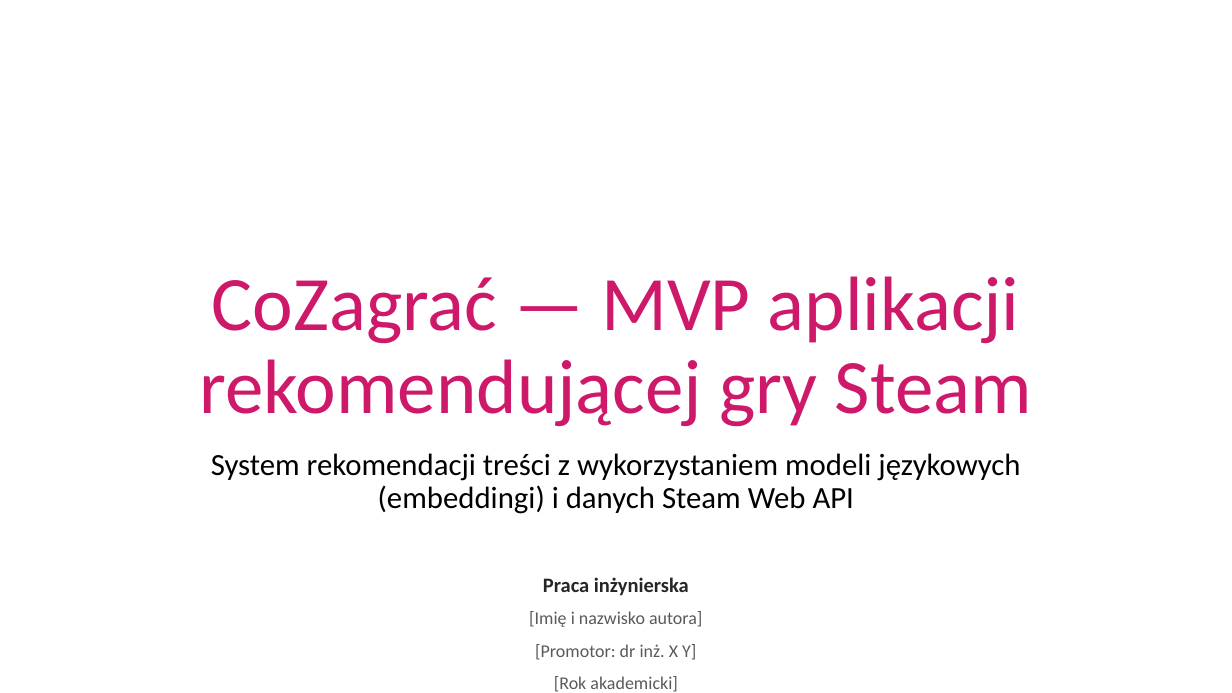
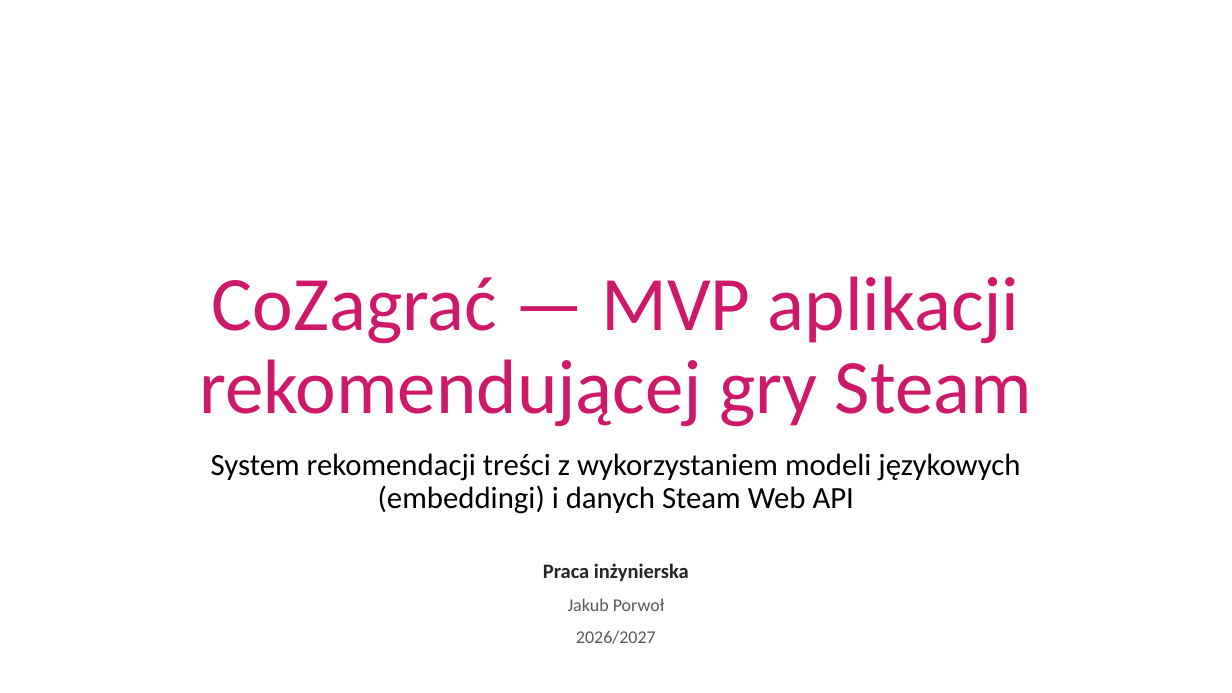
Before and after one commit to kvbson/CoZagrac, a slide deck: slide 1 of docs/prezentacja_obrona_v2.pptx. Drawn at 1232x693 pixels with LibreOffice and Linux fonts; fonts in the diff are those of the drawing; background and template pictures are left out. Boxes give left, top, right and bottom in pixels: in the first picture for what was removed or moved away, otherwise in the second. Text is boxed around its words. In the diff, an @@ line names an element or a change of style, - is before the commit and + after.

```diff
--- a/docs/prezentacja_obrona_v2.pptx
+++ b/docs/prezentacja_obrona_v2.pptx
@@ subtitle at [568,598,664,644]: text changed @@
-[Imię i nazwisko autora]
-[Promotor: dr inż. X Y]
-[Rok akademicki]
+Jakub Porwoł
+2026/2027
```
Also in this commit, not shown: 1 other slide changed, 9 other files.
